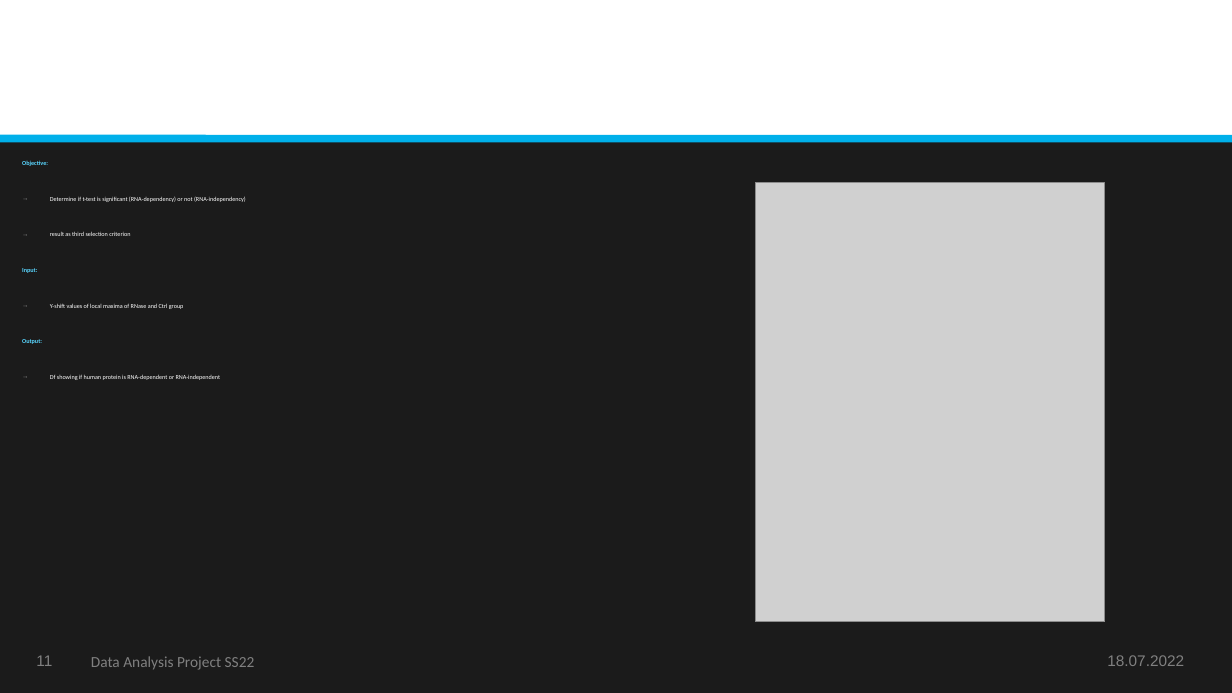
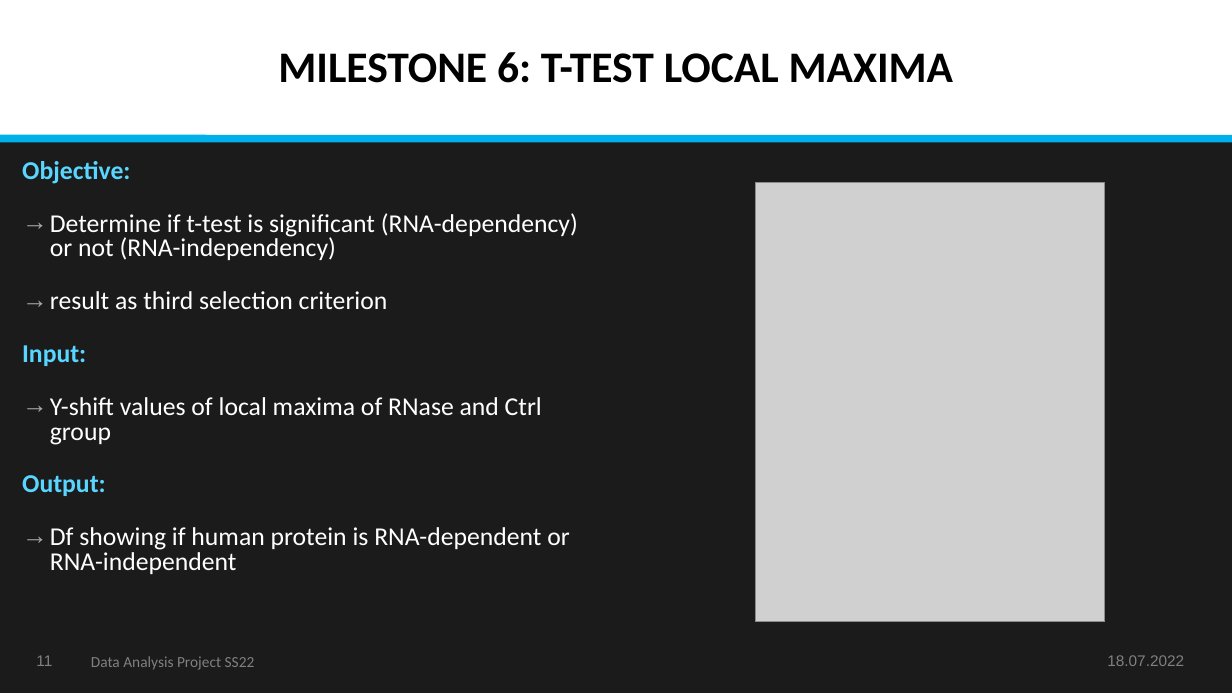
Before and after one commit to datascience-mobi-2022/2022-topic-03-team-04, a slide deck: slide 11 of final/Data Analysis Project SS22_Final Presentation_Topic 3_Team 4.pptx. Drawn at 1232x693 pixels with LibreOffice and Linux fonts; fonts in the diff are those of the drawing; grey boxes stand for pictures. Boxes give left, top, right and bottom in pixels: in the first picture for what was removed or moved away, otherwise in the second. Text is boxed around its words. In the diff, an @@ line names an element or a change of style, - is before the commit and + after.

```diff
--- a/final/Data Analysis Project SS22_Final Presentation_Topic 3_Team 4.pptx
+++ b/final/Data Analysis Project SS22_Final Presentation_Topic 3_Team 4.pptx
@@ text added at (278, 52, 954, 83), 34 pt, text #000000, bold @@
+MILESTONE 6: T-TEST LOCAL MAXIMA
@@ text "Objective:" at (22, 161, 578, 574): size 4.8 to 20 pt; line spacing 1 to 0.8 @@
```
Also in this commit, not shown: 14 other slides changed.
